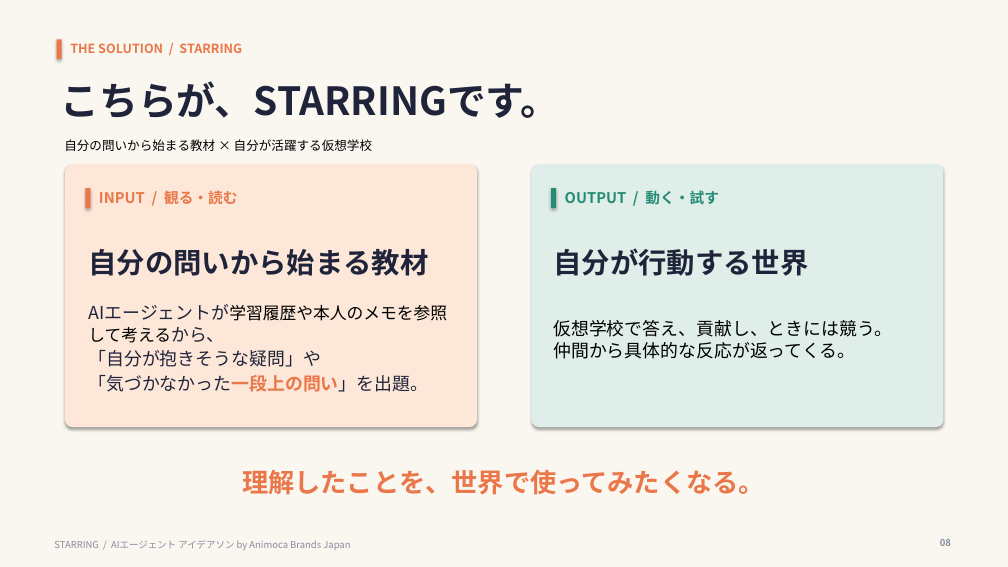
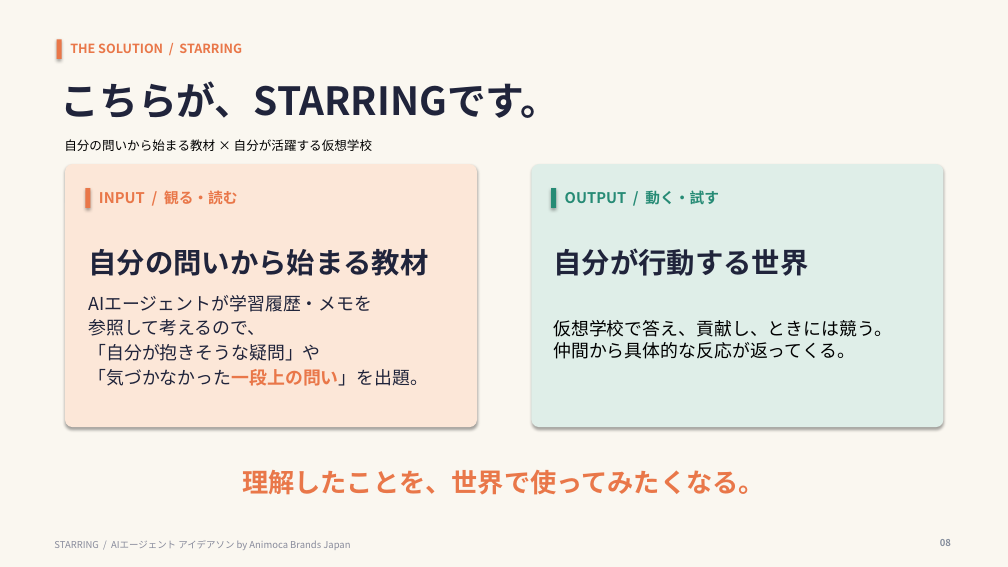
Before and after one commit to zpx9/a1, a slide deck: slide 8 of STARRING_final.pptx. Drawn at 1008x567 pixels with LibreOffice and Linux fonts; fonts in the diff are those of the drawing. Boxes give left, top, right and bottom in pixels: in the first picture for what was removed or moved away, otherwise in the second. Text is boxed around its words. In the diff, an @@ line names an element or a change of style, - is before the commit and + after.

```diff
--- a/STARRING_final.pptx
+++ b/STARRING_final.pptx
@@ text at [88,295,372,336]: text changed; size 16 to 17 pt; font Calibri to Noto Sans CJK JP; text colour #000000 to #20243B @@
-AIエージェントが学習履歴や本人のメモを参照して考えるから、
+AIエージェントが学習履歴・メモを
+参照して考えるので、
@@ text "AIエージェントが学習履歴・メモを": place and size @@
-text "AIエージェントが学習履歴・メモを" at [88,327,428,392]
+text "AIエージェントが学習履歴・メモを" at [88,295,428,386]
```
Also in this commit, not shown: 3 other slides changed, 1 other file.
